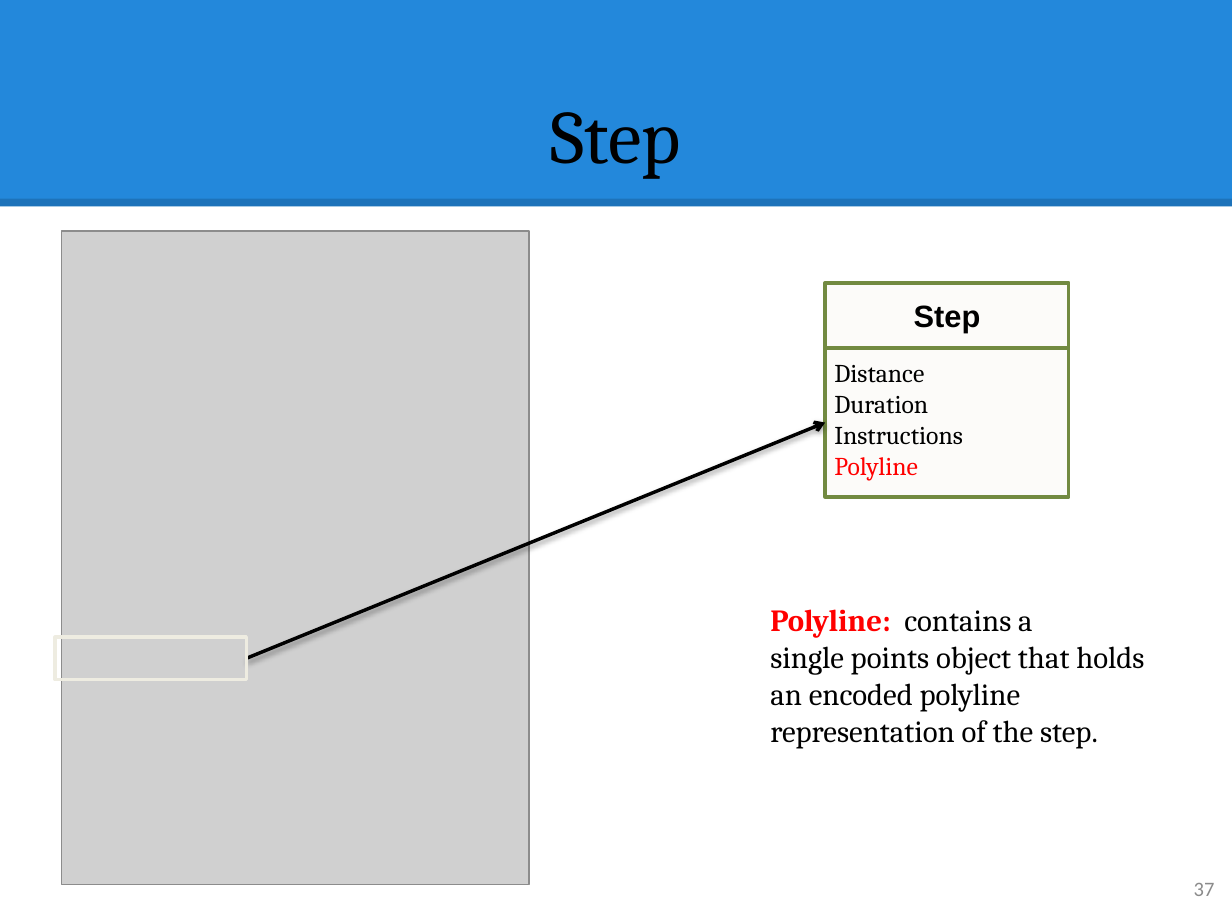
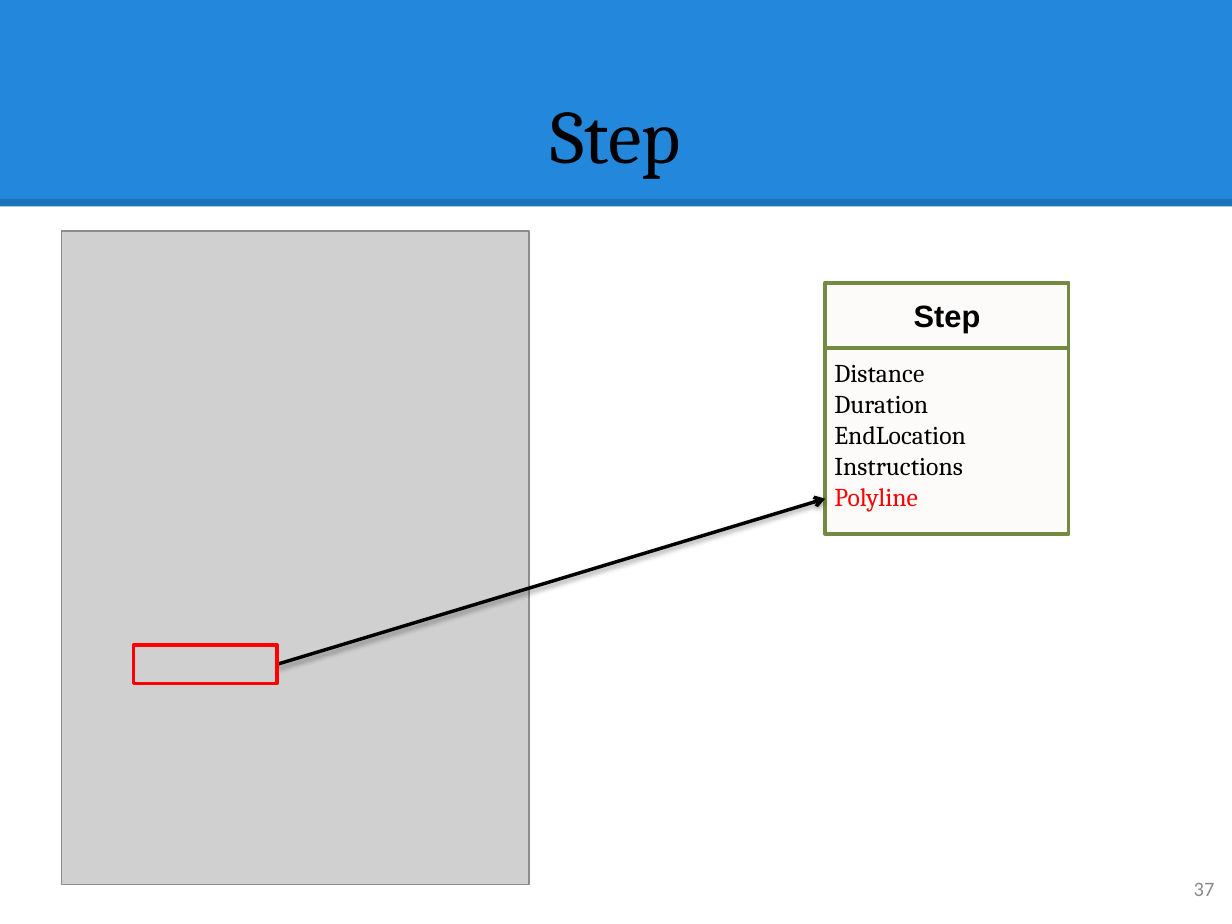
Before and after one commit to hqt/street-router, a slide deck: slide 37 of Document/presentation/ngoan/5 search motorbike.pptx. Drawn at 1232x924 pixels with LibreOffice and Linux fonts; fonts in the diff are those of the drawing; grey boxes stand for pictures. Boxes give left, top, right and bottom in pixels: in the first picture for what was removed or moved away, otherwise in the second. Text is boxed around its words. In the diff, an @@ line names an element or a change of style, - is before the commit and + after.

```diff
--- a/Document/presentation/ngoan/5 search motorbike.pptx
+++ b/Document/presentation/ngoan/5 search motorbike.pptx
@@ rectangle "Distance": place and size @@
-rectangle "Distance" at [825, 349, 1069, 498]
+rectangle "Distance" at [825, 349, 1069, 535]
@@ text in rectangle at [834, 426, 966, 445]: paragraph added @@
+EndLocation
@@ arrow moved from (246, 658) - (825, 423) to (277, 664) - (825, 499) @@
@@ text removed at [770, 609, 1144, 749] @@
-Polyline: contains a single points object that holds an encoded polyline representation of the step.
@@ rectangle: place and size @@
-rectangle at [55, 637, 246, 679]
+rectangle at [133, 646, 277, 684]
@@ rectangle at [133, 646, 277, 684]: outline #EEECE1 2 pt to #FF0000 2 pt @@
```
Also in this commit, not shown: 14 other slides changed, 15 slides added, 5 slides removed.
